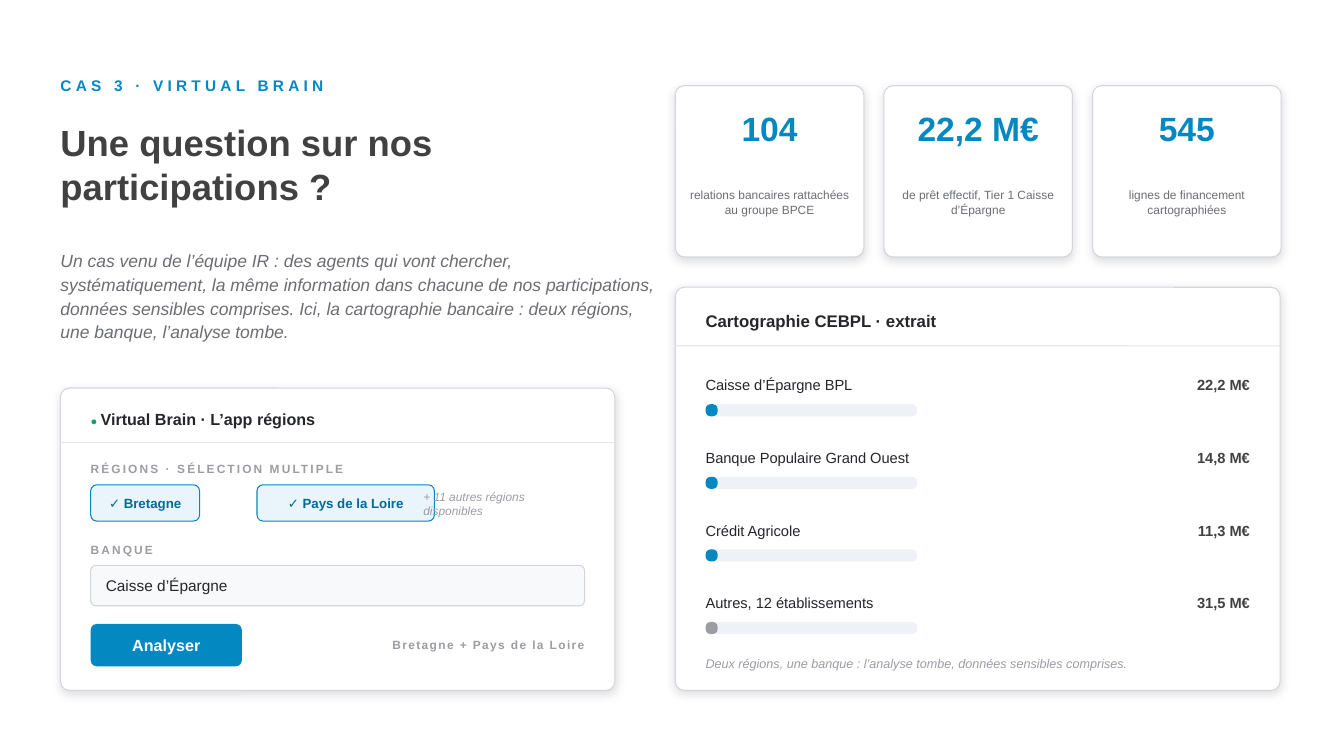
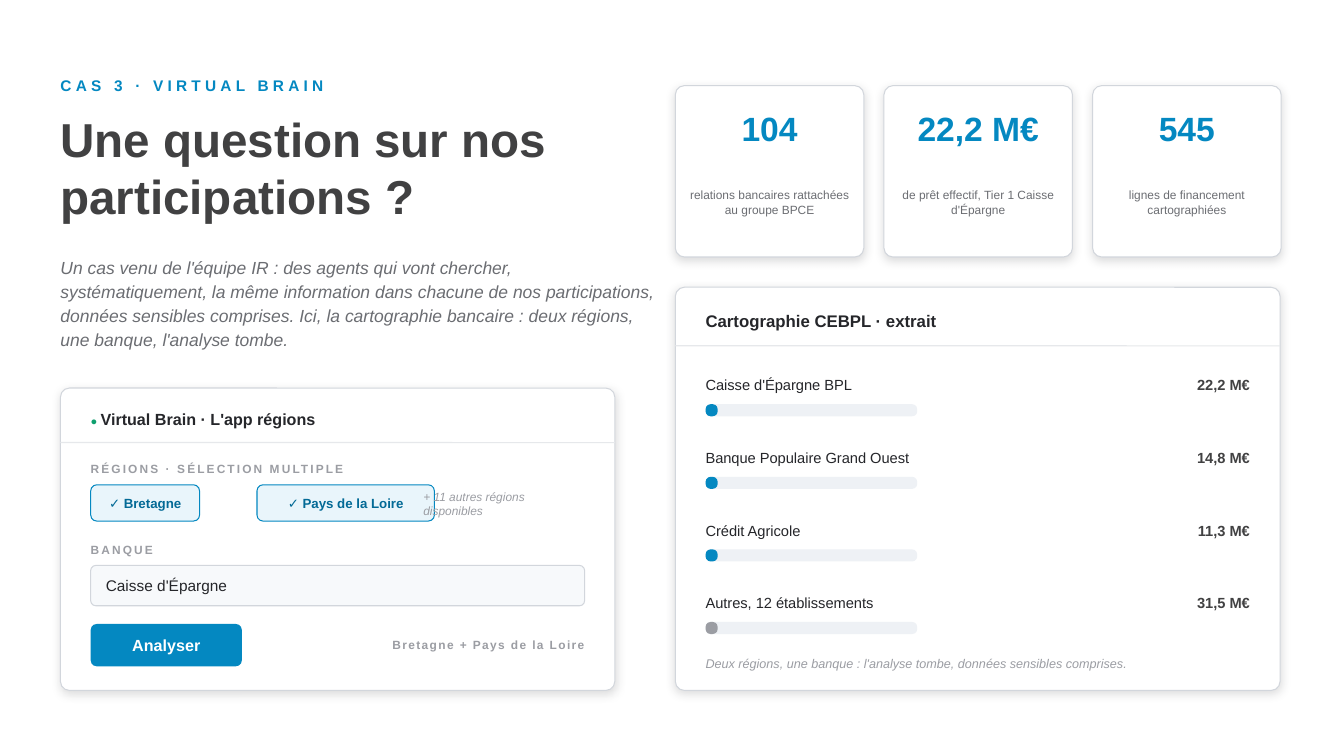
Before and after one commit to felixuniversityca-svg/task-dashboard, a slide deck: slide 46 of LIA-concretement-CC-anime.pptx. Drawn at 1344x756 pixels with LibreOffice and Linux fonts; fonts in the diff are those of the drawing. Boxes give left, top, right and bottom in pixels: in the first picture for what was removed or moved away, otherwise in the second. Text is boxed around its words. In the diff, an @@ line names an element or a change of style, - is before the commit and + after.

```diff
--- a/LIA-concretement-CC-anime.pptx
+++ b/LIA-concretement-CC-anime.pptx
@@ text "Une question sur nos participations ..." at (60, 122, 547, 223): size 26 to 34 pt @@
@@ text at (902, 190, 1053, 217): text changed @@
-de prêt effectif, Tier 1 Caisse d’Épargne
+de prêt effectif, Tier 1 Caisse d'Épargne
@@ text at (60, 261, 654, 350): text changed @@
-Un cas venu de l’équipe IR : des agents qui vont chercher, systématiquement, la même information dans chacune de nos participations, données sensibles comprises. Ici, la cartographie bancaire : deux régions, une banque, l’analyse tombe.
+Un cas venu de l'équipe IR : des agents qui vont chercher, systématiquement, la même information dans chacune de nos participations, données sensibles comprises. Ici, la cartographie bancaire : deux régions, une banque, l'analyse tombe.
@@ text at (706, 379, 852, 393): text changed @@
-Caisse d’Épargne BPL
+Caisse d'Épargne BPL
@@ text at (106, 579, 227, 594): text changed @@
-Caisse d’Épargne
+Caisse d'Épargne
@@ text at (706, 659, 1127, 671): text changed @@
-Deux régions, une banque : l’analyse tombe, données sensibles comprises.
+Deux régions, une banque : l'analyse tombe, données sensibles comprises.
```
Also in this commit, not shown: 36 other slides changed.
